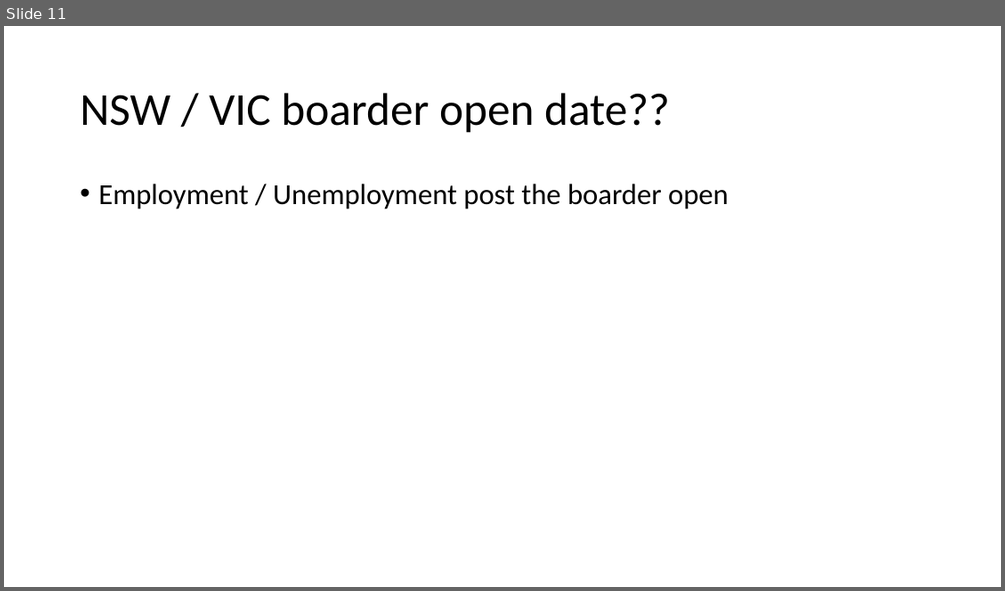
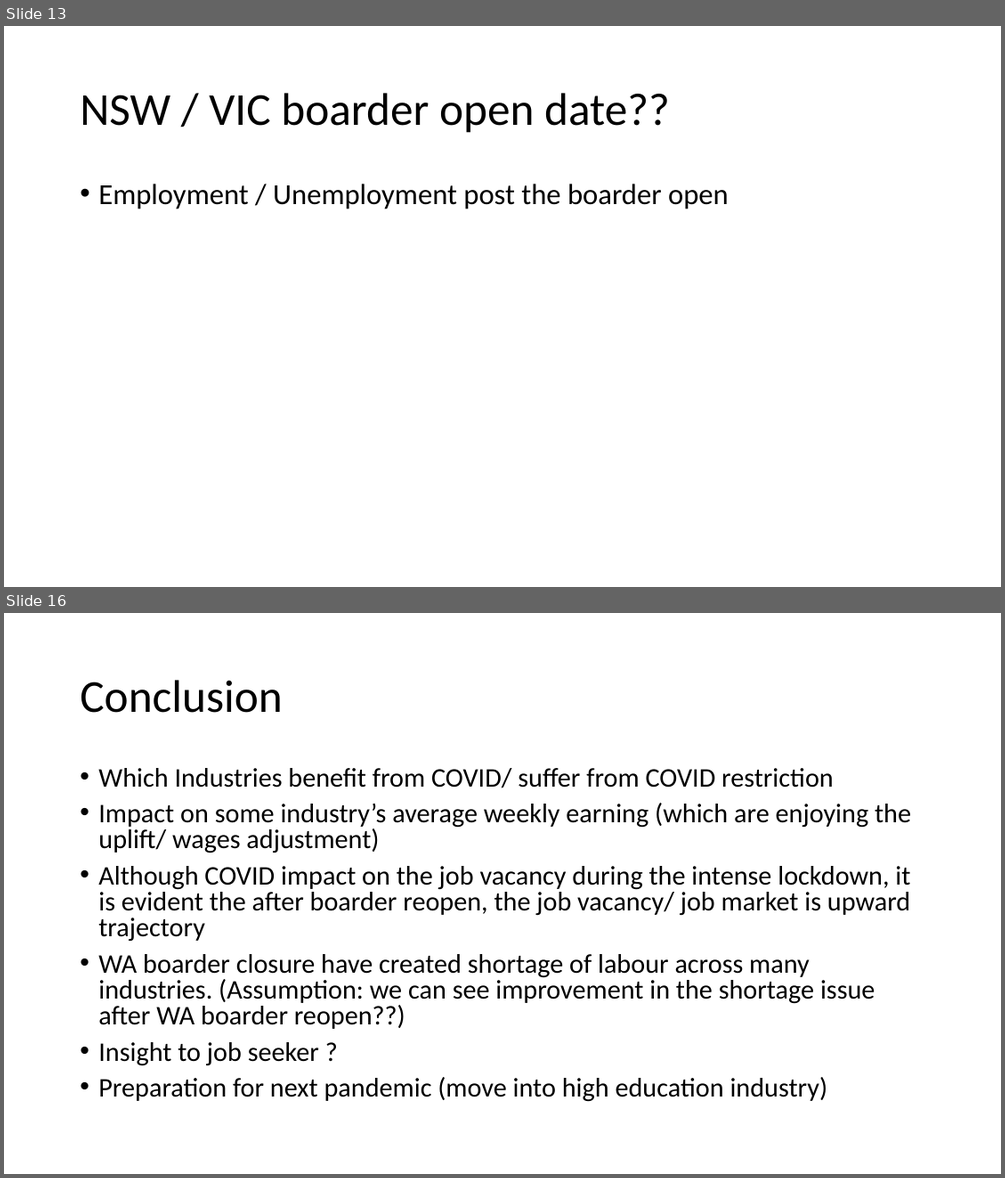
Before and after one commit to CarmenK2/GroupProject1, a slide deck: Presentation_ppt.pptx. Shown one above the other, each under a label of ours: slide 11 before the commit, slides 13 and 16 after it; the slides between them are not shown. The pictures are 1005x591 and 1005x1178 pixels, drawn with LibreOffice and Linux fonts; fonts in the diff are those of the drawing. Boxes give left, top, right and bottom in pixels: in the first picture for what was removed or moved away, otherwise in the second. Text is boxed around its words. In the diff, an @@ line names an element or a change of style, - is before the commit and + after.

```diff
--- a/Presentation_ppt.pptx
+++ b/Presentation_ppt.pptx
@@ slide 16 added at [4,613,1001,1174], background #FFFFFF @@
@@ title added at [80,680,283,713], 44 pt, text #000000 @@
+Conclusion
@@ text added at [98,768,911,1102], 25.9 pt, text #000000 @@
+• Which Industries benefit from COVID/ suffer from COVID restriction
+• Impact on some industry’s average weekly earning (which are enjoying the uplift/ wages adjustment)
+• Although COVID impact on the job vacancy during the intense lockdown, it is evident the after boarder reopen, the job vacancy/ job market is upward trajectory
+• WA boarder closure have created shortage of labour across many industries. (Assumption: we can see improvement in the shortage issue after WA boarder reopen??)
+• Insight to job seeker ?
+• Preparation for next pandemic (move into high education industry)
@@ what was slide 11 is now slide 13 @@
```
Also in this commit, not shown: 3 slides changed, 7 other slides added, 6 slides removed, 2 other files.
